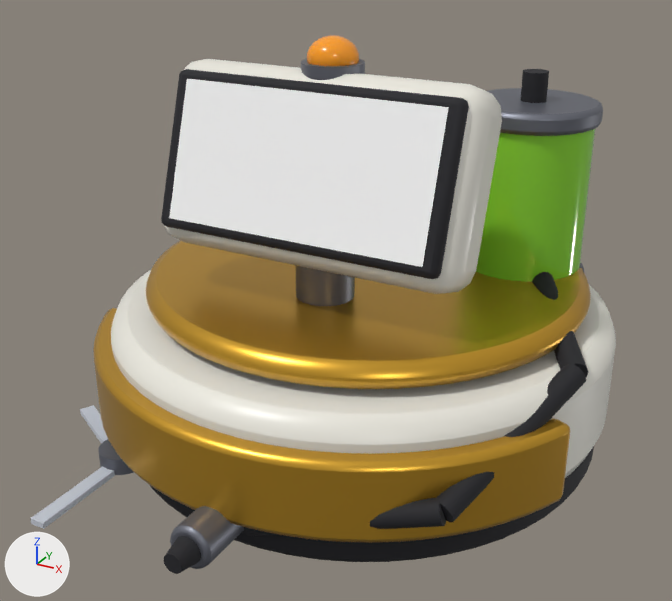
The FBX model Assets/JamKit/Templates/SkylineRepo/Resources/SkylineModels/bots/floor-care-unit.fbx: old version first, new version second.
The view is the same before and after, from a 50 mm lens placed at (0.79, -1.545, 1.05), pointed at (-0.003, -0.104, 0.329). The lights are fixed; the arrows at lower left show +X, +Y and +Z. The older version comes first. Where no turn or scale is listed for an object, it has been applied to the vertices.

The first picture shows 'AcidTank', 'Bezel', 'Brush', 'Chassis', 'Face', 'Hose1', 'Hose2', 'Housing', 'NozzleBody', 'Plate_bumper', 'Plate_lid', 'Skirt', 'TankCapBottom', 'TankCapTop', 'TankValve' and 5 more.
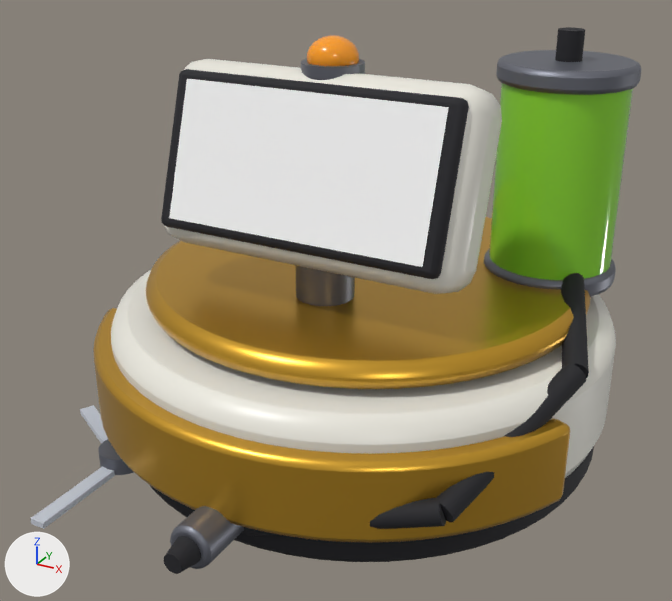
Boxes [x1, y1, x2, y2] around the edits, measured in the pictures (672 x 601 px):
'AcidTank', moved, rescaled: before [476, 128, 596, 282]; after [489, 82, 633, 280]
'TankCapTop', moved: before [487, 88, 603, 136]; after [496, 50, 642, 95]
'Hose1', reshaped, moved (49% narrower): before [532, 272, 588, 377]; after [561, 273, 589, 378]
'TankValve', moved: before [520, 69, 549, 103]; after [555, 27, 585, 62]
'TankCapBottom', moved (mostly hidden before): before [580, 263, 584, 272]; after [484, 248, 616, 297]

What the commit changed:
me_acidtank is used by ob_acidtank; location (0.26, 0.2, 0.5).
me_acidtank had 64 vertices, 34 faces and spanned x -0.12..0.12, y -0.12..0.12, z -0.15..0.15.
me_acidtank now has 64 vertices, 34 faces and spans x -0.12..0.12, y -0.12..0.12, z -0.19..0.19.
me_acidtank part 2: the whole mesh is scaled about its middle by (1, 1, 1.27).
me_hose1 is used by ob_hose1; location (0.4, 0.0, 0.33).
me_hose1 had 28 vertices, 16 faces and spanned x -0.089..0.089, y -0.132..0.132, z -0.052..0.052.
me_hose1 now has 28 vertices, 16 faces and spans x -0.061..0.061, y -0.129..0.129, z -0.056..0.056.
me_hose1 part 1: 28 of 28 vertices moved; they spanned x -0.089..0.089, y -0.132..0.132, z -0.052..0.052 and now span x -0.061..0.061, y -0.129..0.129, z -0.056..0.056; mean shift (0.0, 0.0, 0.0).
Object 'AcidTank' (ob_acidtank) moves from (0.26, 0.2, 0.5) to (0.32, 0.2, 0.54).
Object 'Hose1' (ob_hose1) moves from (0.4, 0.0, 0.33) to (0.43, 0.0, 0.335).
Object 'TankValve' (ob_tankvalve) moves from (0.26, 0.2, 0.71) to (0.32, 0.2, 0.79).
Object 'TankCapBottom' (ob_tankcapbottom) moves from (0.26, 0.2, 0.335) to (0.32, 0.2, 0.355).
Object 'TankCapTop' (ob_tankcaptop) moves from (0.26, 0.2, 0.665) to (0.32, 0.2, 0.745).
